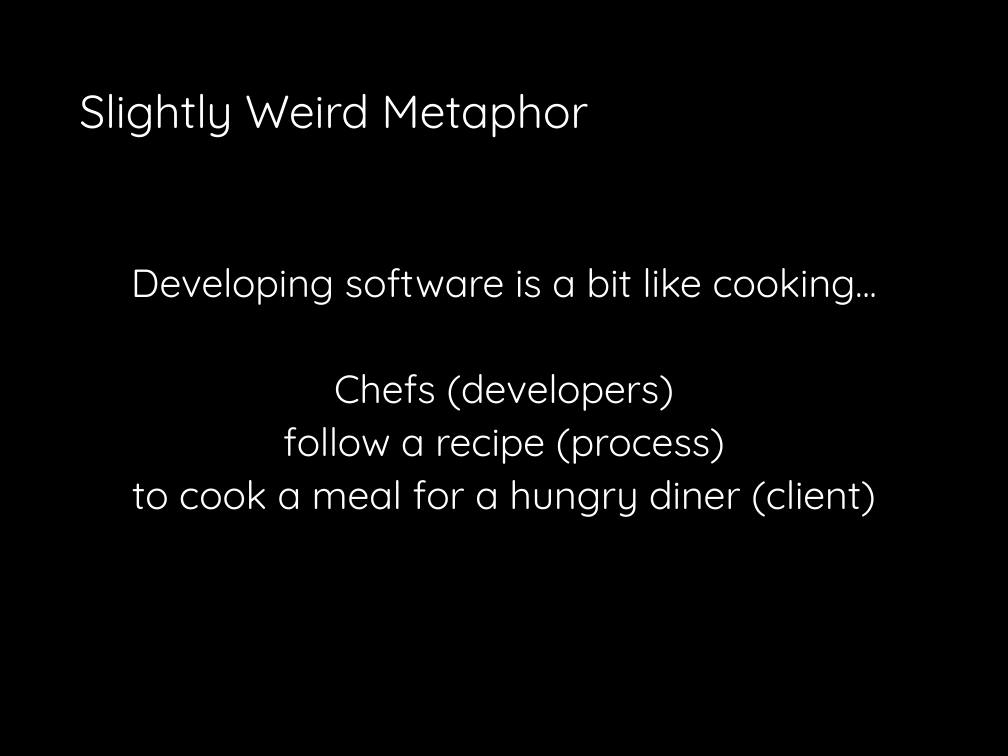
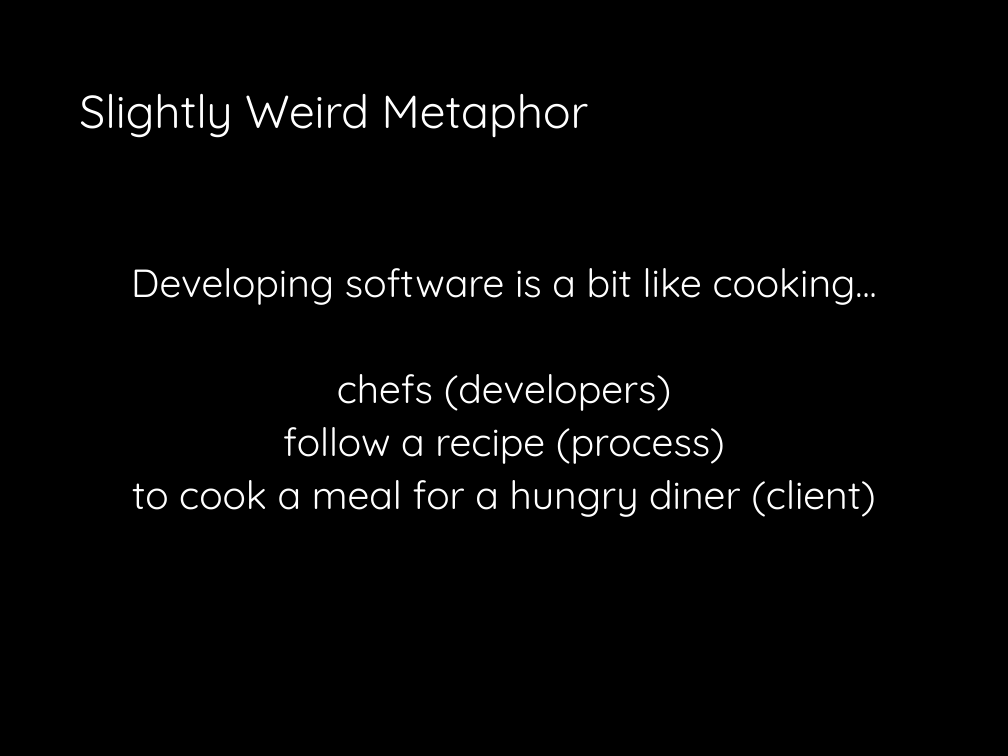
Before and after one commit to fossabot/SPE2018, a slide deck: slide 2 of Lecture Slides/03 Software Process.pptx. Drawn at 1008x756 pixels with LibreOffice and Linux fonts; fonts in the diff are those of the drawing. Boxes give left, top, right and bottom in pixels: in the first picture for what was removed or moved away, otherwise in the second. Text is boxed around its words. In the diff, an @@ line names an element or a change of style, - is before the commit and + after.

```diff
--- a/Lecture Slides/03 Software Process.pptx
+++ b/Lecture Slides/03 Software Process.pptx
@@ text at (x1=337, y1=374, x2=671, y2=411): text changed @@
-Chefs (developers)
+chefs (developers)
```
Also in this commit, not shown: 7 other slides changed.
